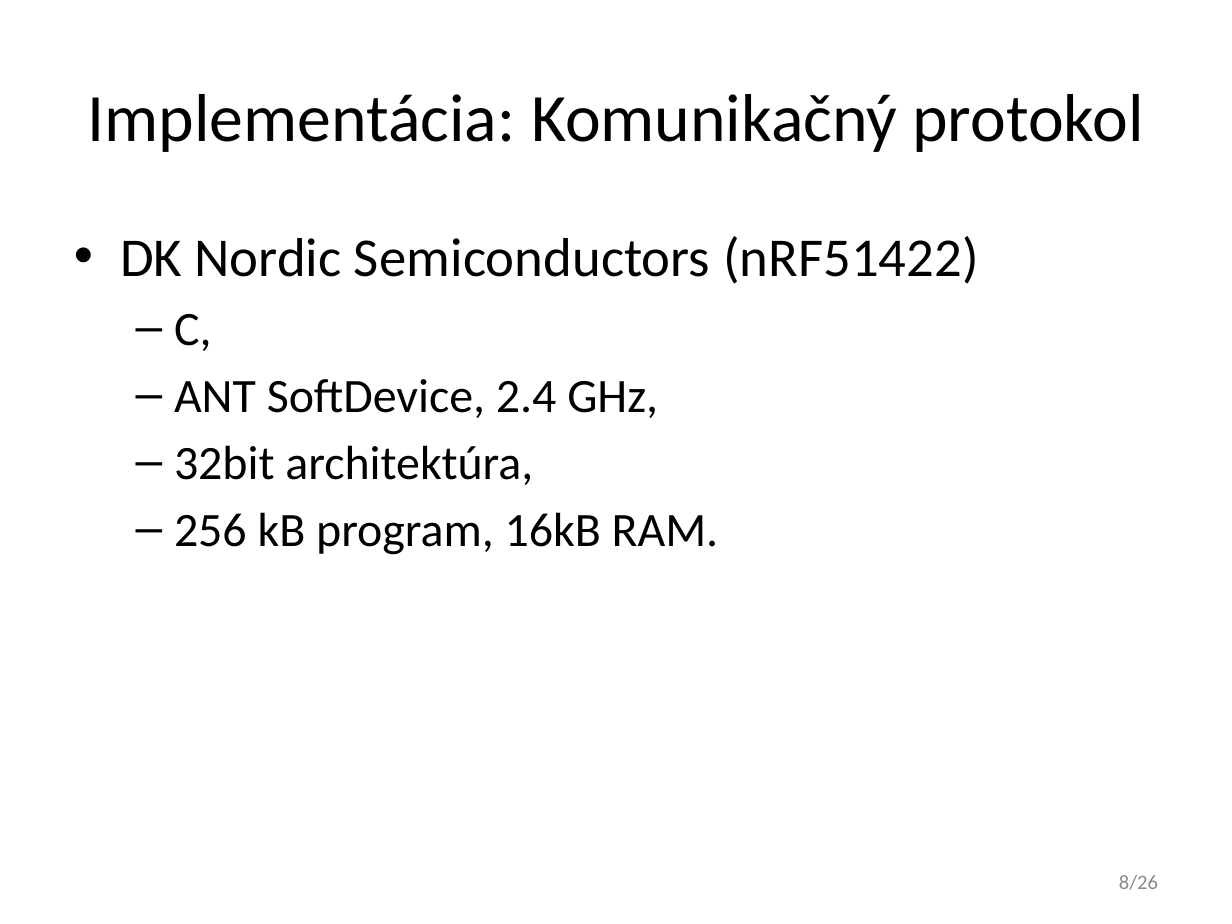
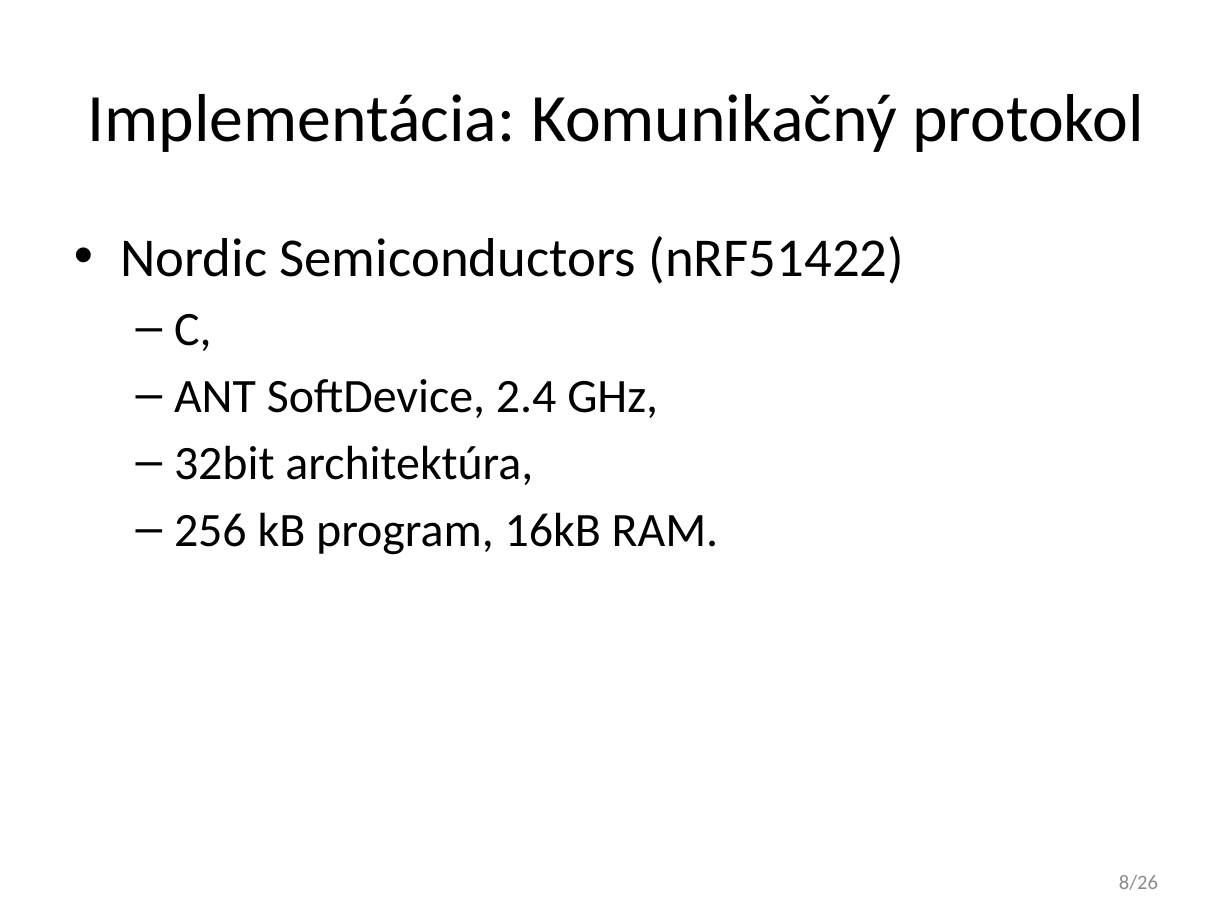
Before and after one commit to javacard-FOSS-applets/nrf6310-pca10007, a slide deck: slide 8 of Obhajoba/xdoubravsky_dp.pptx. Drawn at 1232x924 pixels with LibreOffice and Linux fonts; fonts in the diff are those of the drawing. Boxes give left, top, right and bottom in pixels: in the first picture for what was removed or moved away, otherwise in the second. Text is boxed around its words. In the diff, an @@ line names an element or a change of style, - is before the commit and + after.

```diff
--- a/Obhajoba/xdoubravsky_dp.pptx
+++ b/Obhajoba/xdoubravsky_dp.pptx
@@ text at [120, 236, 905, 284]: text changed @@
-• DK Nordic Semiconductors (nRF51422)
+• Nordic Semiconductors (nRF51422)
```
Also in this commit, not shown: 10 other slides changed.
